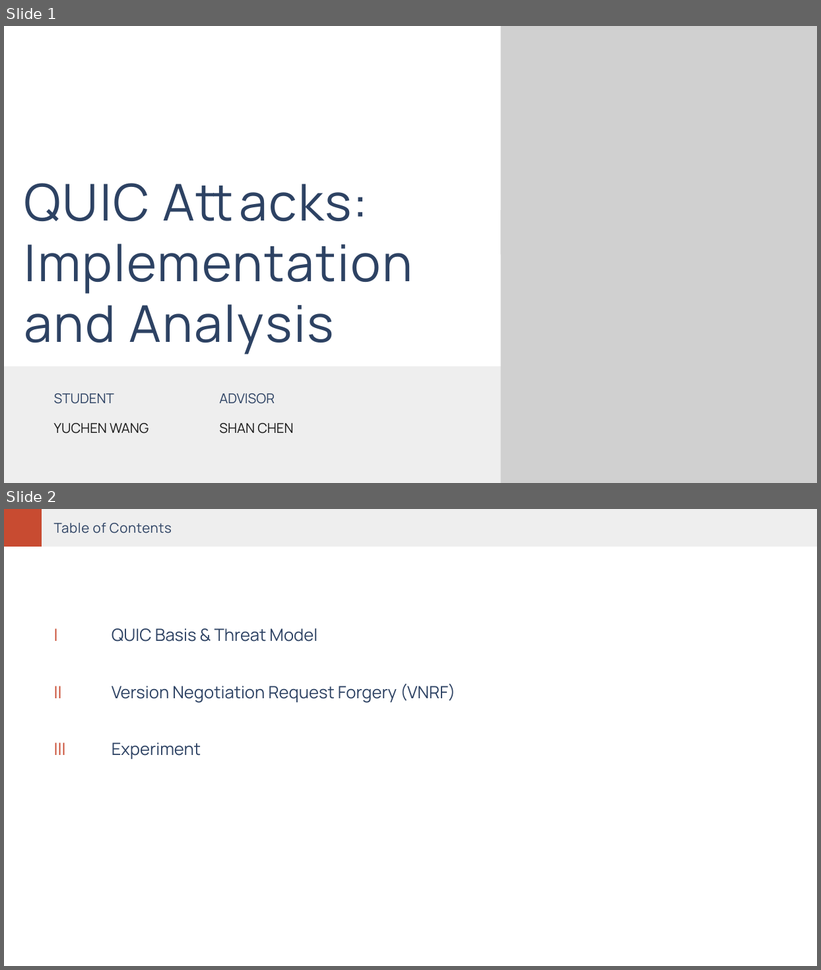
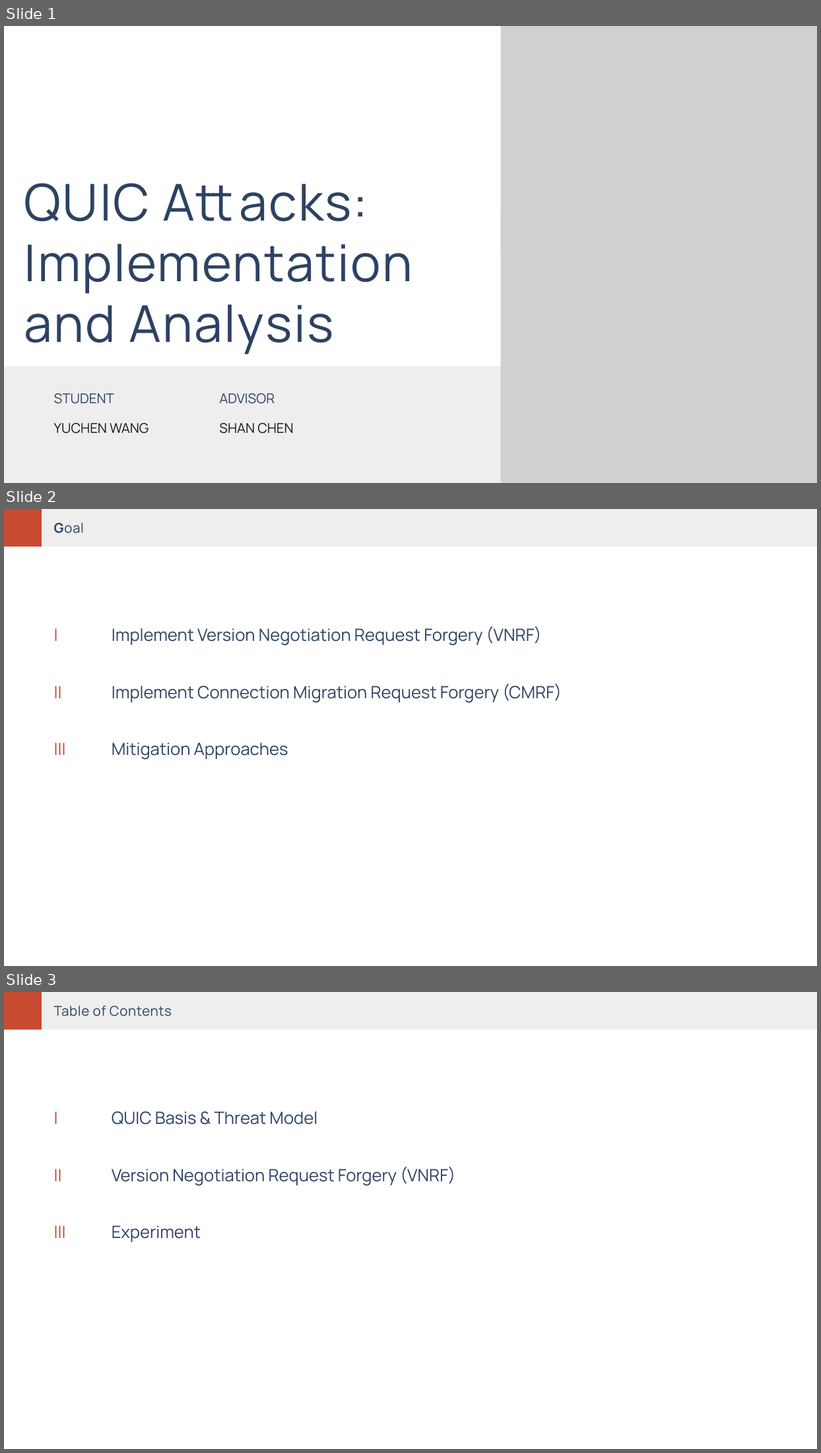
Before and after one commit to Erarua/ug-final, a slide deck: midterm/midterm_slides.pptx. Shown one above the other, each under a label of ours: slides 1 and 2 before the commit, slides 1, 2 and 3 after it. The pictures are 821x970 and 821x1453 pixels, drawn with LibreOffice and Linux fonts; fonts in the diff are those of the drawing; grey boxes stand for pictures. Boxes give left, top, right and bottom in pixels: in the first picture for what was removed or moved away, otherwise in the second. Text is boxed around its words. In the diff, an @@ line names an element or a change of style, - is before the commit and + after.

Commit message:
modify slides

```diff
--- a/midterm/midterm_slides.pptx
+++ b/midterm/midterm_slides.pptx
@@ slide 2 added at (4, 509, 817, 966), background #FFFFFF @@
@@ freeform shape added at (4, 509, 817, 547), fill #EEEEEE @@
@@ freeform shape added at (4, 509, 42, 547), fill #C84B31 @@
@@ text added at (54, 523, 84, 533), 24 pt, text #2D4263 @@
+Goal
@@ text added at (112, 626, 542, 646), 30 pt, text #2D4263 @@
+Implement Version Negotiation Request Forgery (VNRF)
@@ text added at (54, 628, 58, 641), 30 pt, text #C84B31 @@
+I
@@ text added at (54, 686, 62, 698), 30 pt, text #C84B31 @@
+II
@@ text added at (112, 684, 562, 703), 30 pt, text #2D4263 @@
+Implement Connection Migration Request Forgery (CMRF)
@@ text added at (54, 743, 66, 755), 30 pt, text #C84B31 @@
+III
@@ text added at (112, 743, 288, 760), 30 pt, text #2D4263 @@
+Mitigation Approaches
@@ what was slide 2 is now slide 3 @@
```
Also in this commit, not shown: 1 other slide added, 3 other files.
